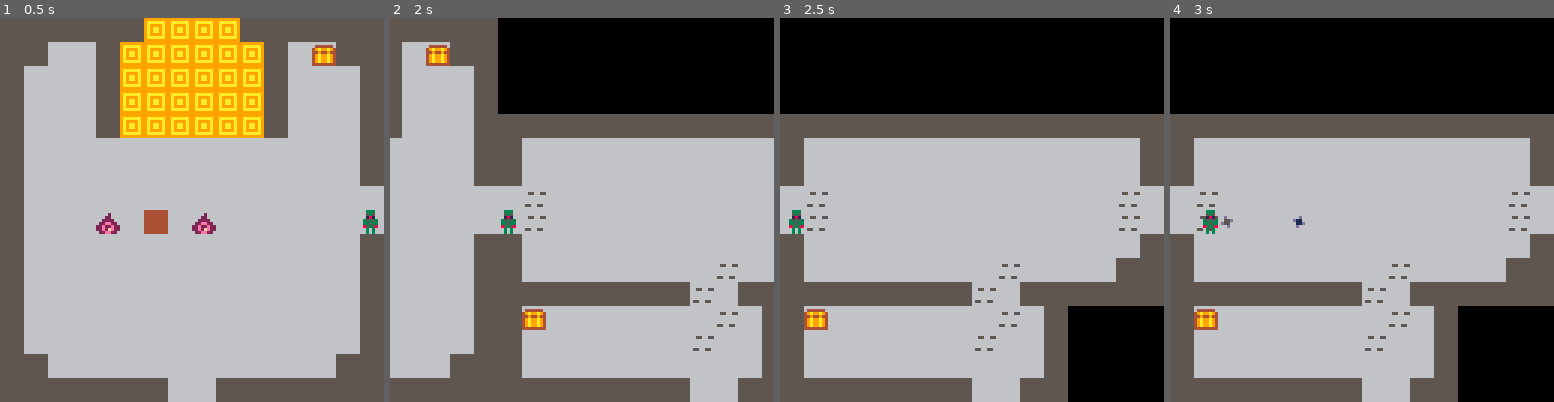
Above: before the commit, frames 1-4 (left to right).
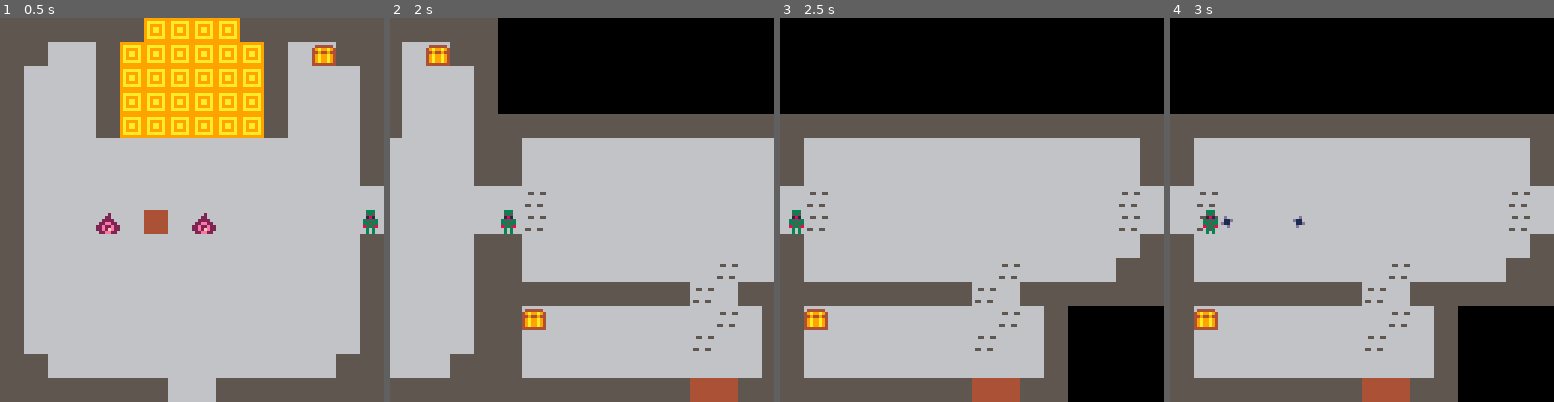
Above: after the commit, the same moments.

Repository: rledford/pico-door
Game: PICO-8 cartridge door.p8
Same seed, same stepped clock (60 frames per second), same inputs: the game is played once before the commit and once after it.
Inputs:
- Up to frame 1 (0.5 s): tap X (X key) at 0.33 s
- Up to frame 2 (2 s): tap O (Z key) at 0.7, 1.7 s; tap X (X key) at 1.07, 1.85 s; hold Right from 1.6 s (still down)
- Up to frame 3 (2.5 s): release Right at 2.1 s; tap O (Z key) at 2.1 s; hold Up 2.15-2.42 s; hold Right from 2.47 s (still down)
- Up to frame 4 (3 s): keep holding Right; tap O (Z key) at 2.5, 2.9 s; tap X (X key) at 2.97 s

Frame 1 is identical in both runs. In frame 2, 0.8% of the frame differs, in the area x 78-91%, y 93-100%; in frame 3, 0.8%; in frame 4, 0.8%, in the area x 14-63%, y 52-100%.

Commit message:
Remove comments and adjust projectile sprite color.

Diff:
--- a/door.p8
+++ b/door.p8
@@ -149,7 +149,7 @@
 	init=function(this)
 		this.tile = 30
 		this.targetable = false
-		this.target = nil -- TODO: implement homing
+		this.target = nil -- could implement homing
 		this.hitbox = {x=3,y=3,w=2,h=2}
 		this.spr = this.tile
 		this.anim_frame = 1
@@ -190,13 +190,11 @@
 eye_type = {
 	init=function(this)
 		this.tile = 48
-		this.fire_rate=20 -- shoot every {fire_rate} ticks
+		this.fire_rate=20
 		this.fire_timer=0
-		this.reload_rate=30 -- reload in {reloat_rate} ticks
-		this.reload_ticks=0
 		this.hitbox={x=2,y=3,w=4,h=5}
 		this.target=nil
-		this.auto_target_radius=32 -- distance in pixels for auto-targeting objects
+		this.auto_target_radius=32
 		this.spr = this.tile
 		this.anim_frame = 1
 		this.anim_rate = 16
@@ -455,8 +453,8 @@
 66666666667666766666666655555555880000880000000000000000000000000000000000000000000000000000000000000000000000000000000000000000
 66666666667766776666666655155155800000080000000000000000000000000000000000000000000000000000000000000000000000000000000000000000
 6655665566556655665555665555555500000000000000000000000000000000000000000000000000000000000000000000000000000000000d00000000d000
-666666666666666666566566515555150000000000000000000000000000000000000000000000000000000000000000000000000000000000055d0000d11000
-666666666766676666566566515555150000000000000000000000000000000000000000000000000000000000000000000000000000000000d5500000011d00
+666666666666666666566566515555150000000000000000000000000000000000000000000000000000000000000000000000000000000000011d0000d11000
+666666666766676666566566515555150000000000000000000000000000000000000000000000000000000000000000000000000000000000d1100000011d00
 66666666677667766655556655555555000000000000000000000000000000000000000000000000000000000000000000000000000000000000d000000d0000
 65566556655665566666666655155155800000080000000000000000000000000000000000000000000000000000000000000000000000000000000000000000
 66666666666666666666666655555555880000880000000000000000000000000000000000000000000000000000000000000000000000000000000000000000
@@ -495,14 +493,14 @@
 01020202020202020202020202020201010e0202020202020210020100000000000000000000000000000000000000000000000000000000000000000000000000000000000000000000000000000000000000000000000000000000000000000000000000000000000000000000000000000000000000000000000000000000
 0102020202020202020202020202020101020202020202021002020100000000000000000000000000000000000000000000000000000000000000000000000000000000000000000000000000000000000000000000000000000000000000000000000000000000000000000000000000000000000000000000000000000000
 0101020202020202020202020202010101020202020202020202020100000000000000000000000000000000000000000000000000000000000000000000000000000000000000000000000000000000000000000000000000000000000000000000000000000000000000000000000000000000000000000000000000000000
-0101010101010102020101010101010101010101010101010202010100000000000000000000000000000000000000000000000000000000000000000000000000000000000000000000000000000000000000000000000000000000000000000000000000000000000000000000000000000000000000000000000000000000
+0101010101010102020101010101010101010101010101010303010100000000000000000000000000000000000000000000000000000000000000000000000000000000000000000000000000000000000000000000000000000000000000000000000000000000000000000000000000000000000000000000000000000000
 0101010101010102020101010101010101010101010101010202010101010101000000000000000000000000000000000000000000000000000000000000000000000000000000000000000000000000000000000000000000000000000000000000000000000000000000000000000000000000000000000000000000000000
 0102020202020102020102020202020101010202020202020202020202020101000000000000000000000000000000000000000000000000000000000000000000000000000000000000000000000000000000000000000000000000000000000000000000000000000000000000000000000000000000000000000000000000
 0102020202020102020102020202020101020202020202020202020202020201000000000000000000000000000000000000000000000000000000000000000000000000000000000000000000000000000000000000000000000000000000000000000000000000000000000000000000000000000000000000000000000000
 0102020202020102020102020202020101020202020202020202020202020201000000000000000000000000000000000000000000000000000000000000000000000000000000000000000000000000000000000000000000000000000000000000000000000000000000000000000000000000000000000000000000000000
 0102020202020102020102020202020101020202020202020202020202020101000000000000000000000000000000000000000000000000000000000000000000000000000000000000000000000000000000000000000000000000000000000000000000000000000000000000000000000000000000000000000000000000
 0102020202020102020102020202020101020202020202020202020101010101000000000000000000000000000000000000000000000000000000000000000000000000000000000000000000000000000000000000000000000000000000000000000000000000000000000000000000000000000000000000000000000000
-0101010202010102020102020202020101020202020202020202020100000000000000000000000000000000000000000000000000000000000000000000000000000000000000000000000000000000000000000000000000000000000000000000000000000000000000000000000000000000000000000000000000000000
+0101010303010103030102020202020101020202020202020202020100000000000000000000000000000000000000000000000000000000000000000000000000000000000000000000000000000000000000000000000000000000000000000000000000000000000000000000000000000000000000000000000000000000
 0102020202020202020202020202020101020202020202020202020100000000000000000000000000000000000000000000000000000000000000000000000000000000000000000000000000000000000000000000000000000000000000000000000000000000000000000000000000000000000000000000000000000000
 0102020202020202020202020202020101020202020202020202020100000000000000000000000000000000000000000000000000000000000000000000000000000000000000000000000000000000000000000000000000000000000000000000000000000000000000000000000000000000000000000000000000000000
 0102020202020202020102020202020101020202020202020202020100000000000000000000000000000000000000000000000000000000000000000000000000000000000000000000000000000000000000000000000000000000000000000000000000000000000000000000000000000000000000000000000000000000
